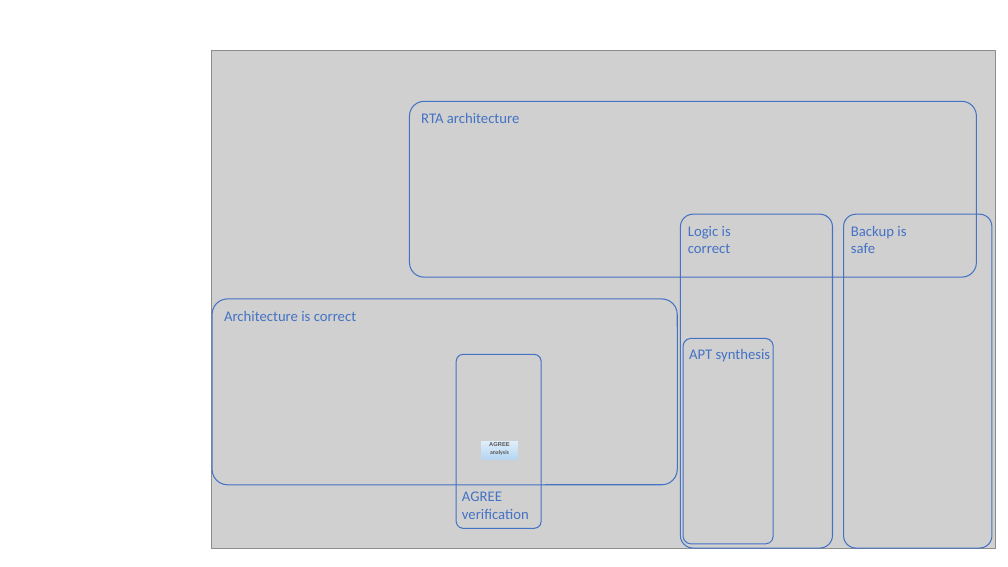
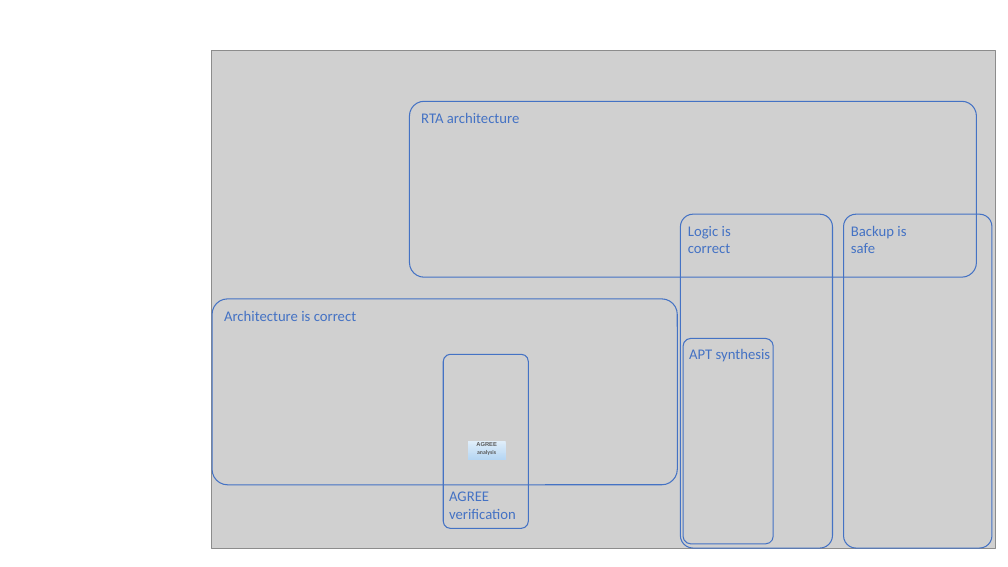
Before and after one commit to darrencofer/AAHAA-DASC-2022, a slide deck: slide 3 of figures/figures.pptx. Drawn at 1008x567 pixels with LibreOffice and Linux fonts; fonts in the diff are those of the drawing; grey boxes stand for pictures. Boxes give left, top, right and bottom in pixels: in the first picture for what was removed or moved away, otherwise in the second. Text is boxed around its words. In the diff, an @@ line names an element or a change of style, - is before the commit and + after.

```diff
--- a/figures/figures.pptx
+++ b/figures/figures.pptx
@@ rounded rectangle "AGREE verification": place and size @@
-rounded rectangle "AGREE verification" at <box>456,355,541,529</box>
+rounded rectangle "AGREE verification" at <box>443,355,528,529</box>
@@ rectangle "AGREE": place and size @@
-rectangle "AGREE" at <box>481,441,519,460</box>
+rectangle "AGREE" at <box>468,441,506,460</box>
```
Also in this commit, not shown: 5 other files.
